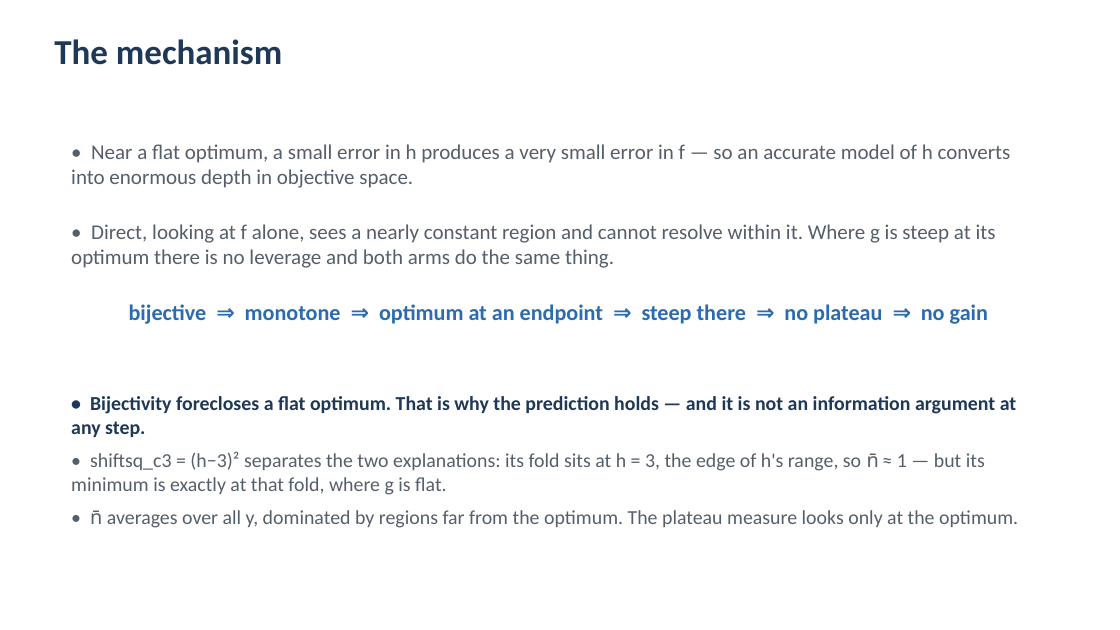
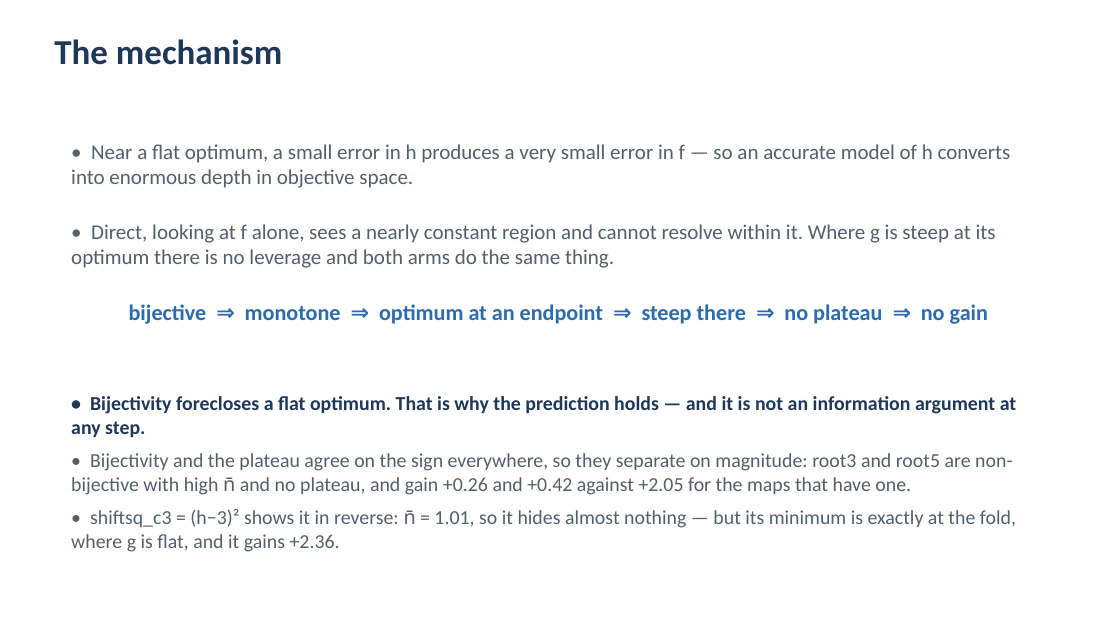
Before and after one commit to MuhammadAli-CS/three-arm-composite, a slide deck: slide 10 of slides/composite_matern.pptx. Drawn at 1120x630 pixels with LibreOffice and Linux fonts; fonts in the diff are those of the drawing. Boxes give left, top, right and bottom in pixels: in the first picture for what was removed or moved away, otherwise in the second. Text is boxed around its words. In the diff, an @@ line names an element or a change of style, - is before the commit and + after.

```diff
--- a/slides/composite_matern.pptx
+++ b/slides/composite_matern.pptx
@@ text at (x1=71, y1=453, x2=1012, y2=495): text changed @@
-• shiftsq_c3 = (h−3)² separates the two explanations: its fold sits at h = 3, the edge of h's range, so n̄ ≈ 1 — but its minimum is exactly at that fold, where g is flat.
+• Bijectivity and the plateau agree on the sign everywhere, so they separate on magnitude: root3 and root5 are non-bijective with high n̄ and no plateau, and gain +0.26 and +0.42 against +2.05 for the maps that have one.
@@ text at (x1=71, y1=508, x2=1016, y2=552): text changed @@
-• n̄ averages over all y, dominated by regions far from the optimum. The plateau measure looks only at the optimum.
+• shiftsq_c3 = (h−3)² shows it in reverse: n̄ = 1.01, so it hides almost nothing — but its minimum is exactly at the fold, where g is flat, and it gains +2.36.
```
Also in this commit, not shown: 8 other slides changed, 16 other files.
